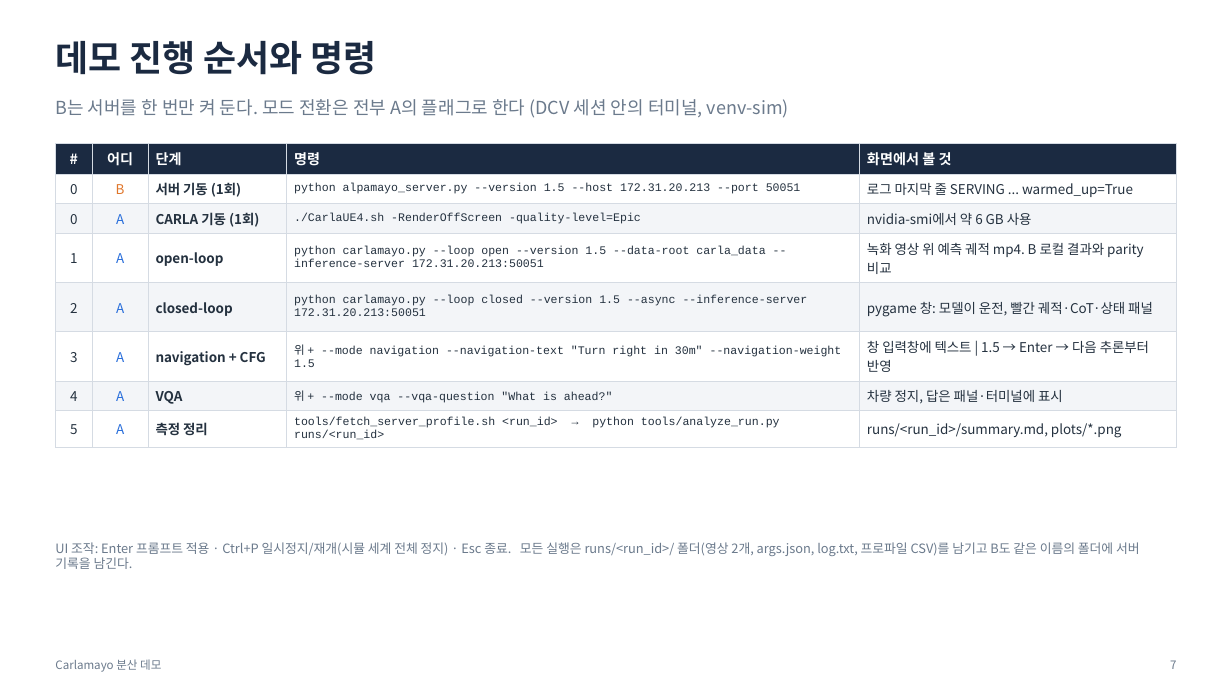
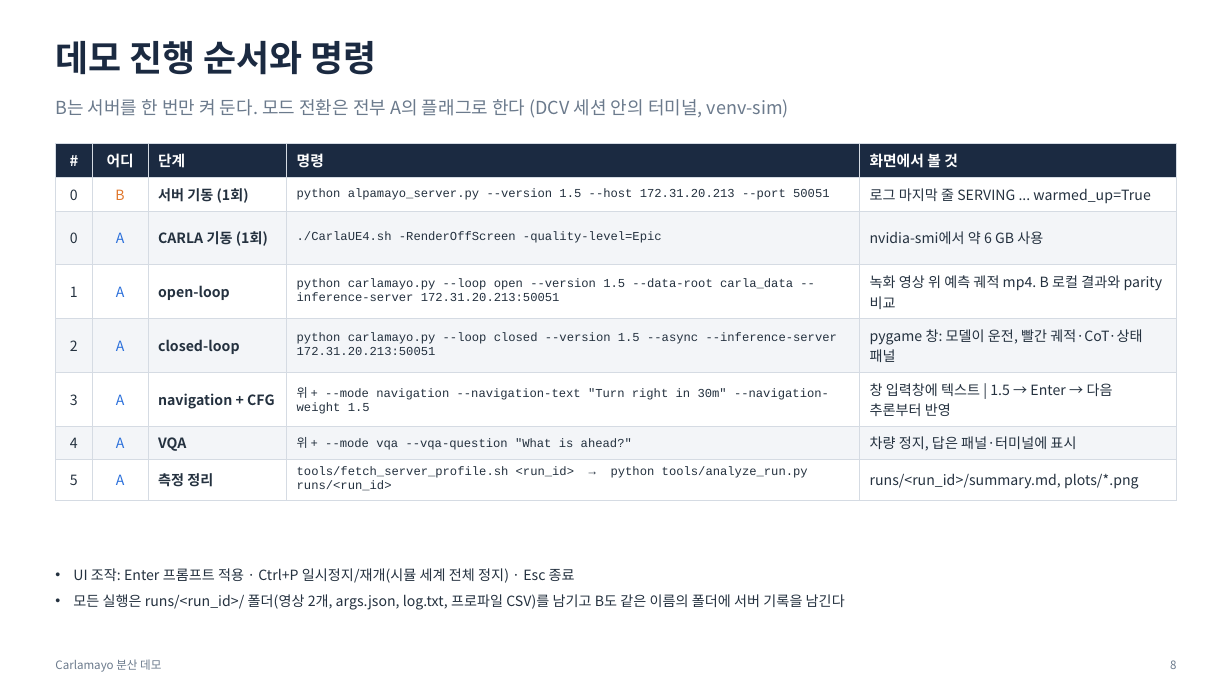
Before and after one commit to JwonMoon/carlamayo-my-distributed, a slide deck: slide 8 of docs/distributed/demo-overview.pptx (slide 7 before the commit). Drawn at 1232x693 pixels with LibreOffice and Linux fonts; fonts in the diff are those of the drawing. Boxes give left, top, right and bottom in pixels: in the first picture for what was removed or moved away, otherwise in the second. Text is boxed around its words. In the diff, an @@ line names an element or a change of style, - is before the commit and + after.

```diff
--- a/docs/distributed/demo-overview.pptx
+++ b/docs/distributed/demo-overview.pptx
@@ table at (55,143,1177,495) @@
@@ size 11 to 11.5 pt in "#", "어디", "단계", "명령" and 1 more places @@
@@ size 10.5 to 11 pt in "0", "B", "서버 기동 (1회)", "로그 마지막 줄 SERVING ... warmed_up=True" and 24 more places @@
@@ size 9 to 9.5 pt in "python alpamayo_server.py --version 1.5 --host 172.31.20.213 ...", "./CarlaUE4.sh -RenderOffScreen -quality-level=Epic", "python carlamayo.py --loop open --version 1.5 --data-root ...", "python carlamayo.py --loop closed --version 1.5 --async ..." and 3 more places @@
@@ text at (73,568,845,610): text changed; size 10 to 11 pt; text colour #6B7A8C to #24313F @@
-UI 조작: Enter 프롬프트 적용 · Ctrl+P 일시정지/재개(시뮬 세계 전체 정지) · Esc 종료. 모든 실행은 runs/<run_id>/ 폴더(영상 2개, args.json, log.txt, 프로파일 CSV)를 남기고 B도 같은 이름의 폴더에 서버 기록을 남긴다.
+• UI 조작: Enter 프롬프트 적용 · Ctrl+P 일시정지/재개(시뮬 세계 전체 정지) · Esc 종료
+• 모든 실행은 runs/<run_id>/ 폴더(영상 2개, args.json, log.txt, 프로파일 CSV)를 남기고 B도 같은 이름의 폴더에 서버 기록을 남긴다
@@ text at (1170,660,1176,669): text changed @@
-7
+8
```
Also in this commit, not shown: 15 other slides changed, 1 slide added, 7 other files.
